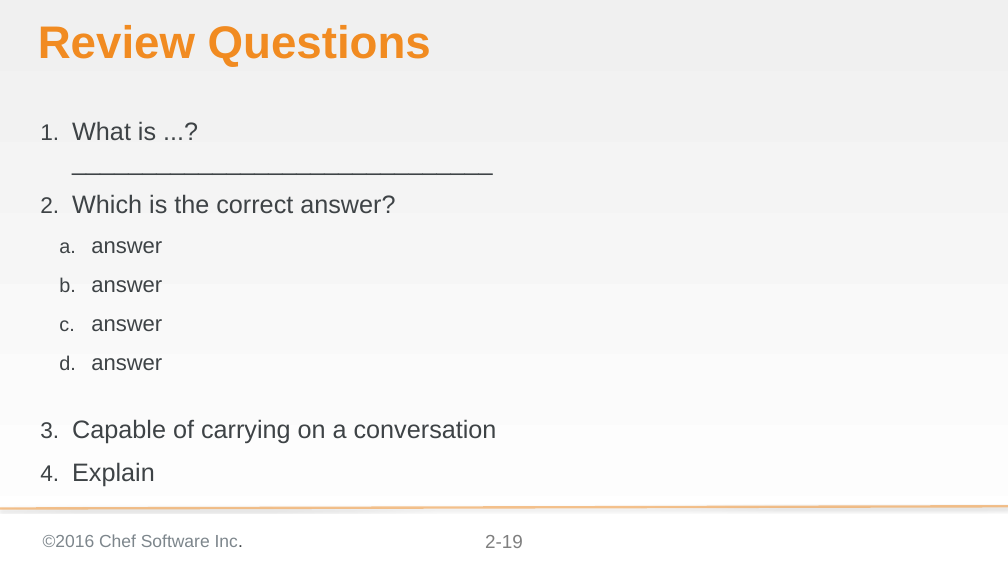
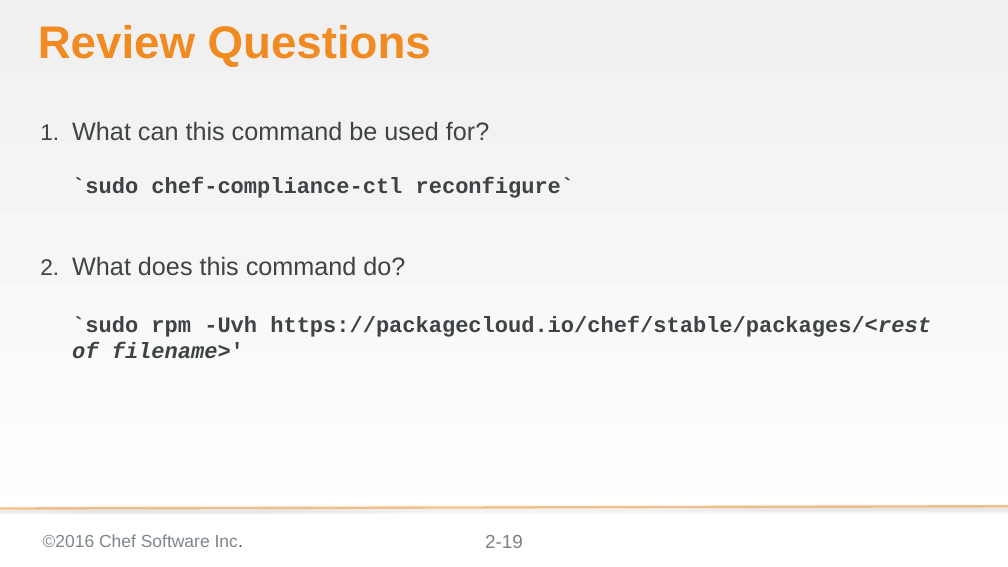
Before and after one commit to bchamby/chef-compliance-installation-configuration-operation, a slide deck: slide 19 of 02-Install.pptx. Drawn at 1008x567 pixels with LibreOffice and Linux fonts; fonts in the diff are those of the drawing; background and template pictures are left out. Boxes give left, top, right and bottom in pixels: in the first picture for what was removed or moved away, otherwise in the second. Text is boxed around its words. In the diff, an @@ line names an element or a change of style, - is before the commit and + after.

```diff
--- a/02-Install.pptx
+++ b/02-Install.pptx
@@ text at (72,121,931,358): text changed; size 32 to 28 pt; font Arial to Courier New; bold on @@
-1. What is ...?
-   ______________________________
-2. Which is the correct answer?
-  a. answer
-  b. answer
-  c. answer
-  d. answer
-3. Capable of carrying on a conversation
-4. Explain
+1. What can this command be used for?
+   `sudo chef-compliance-ctl reconfigure`
+2. What does this command do?
+   `sudo rpm -Uvh https://packagecloud.io/chef/stable/packages/<rest of filename>'
```
